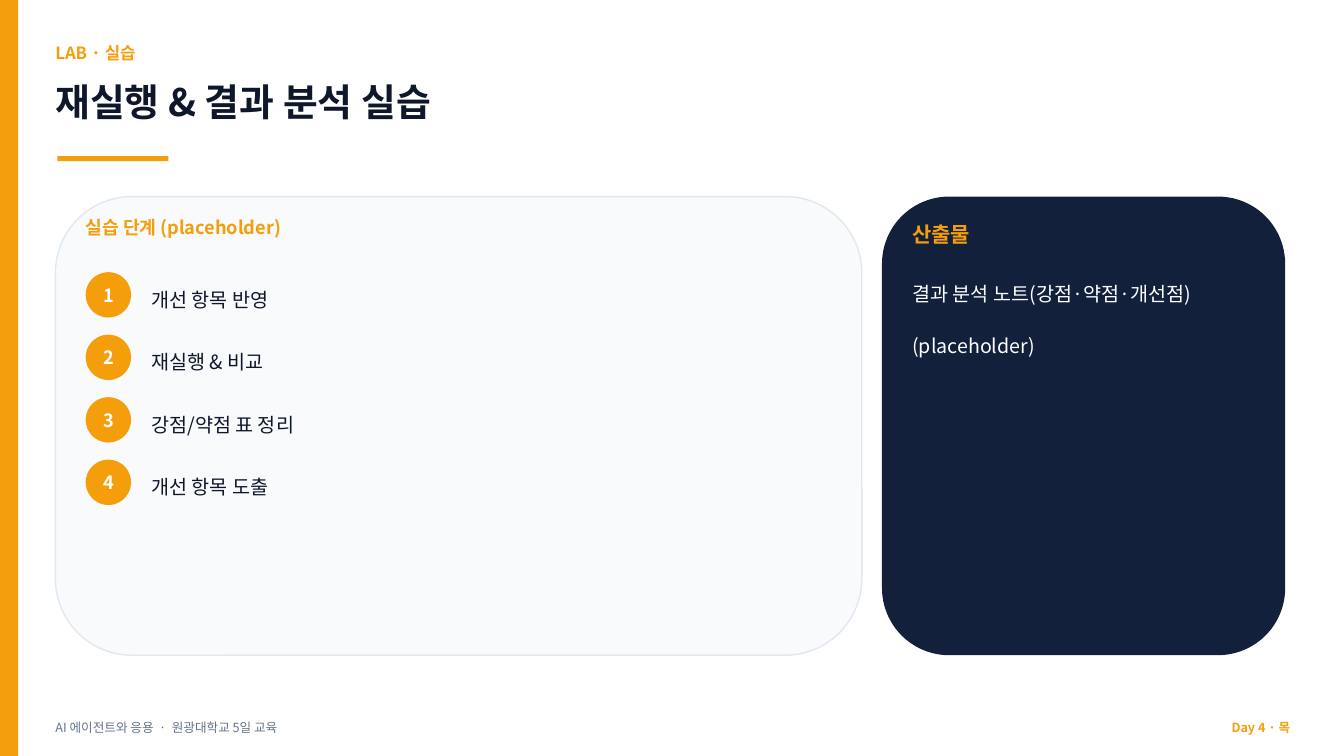
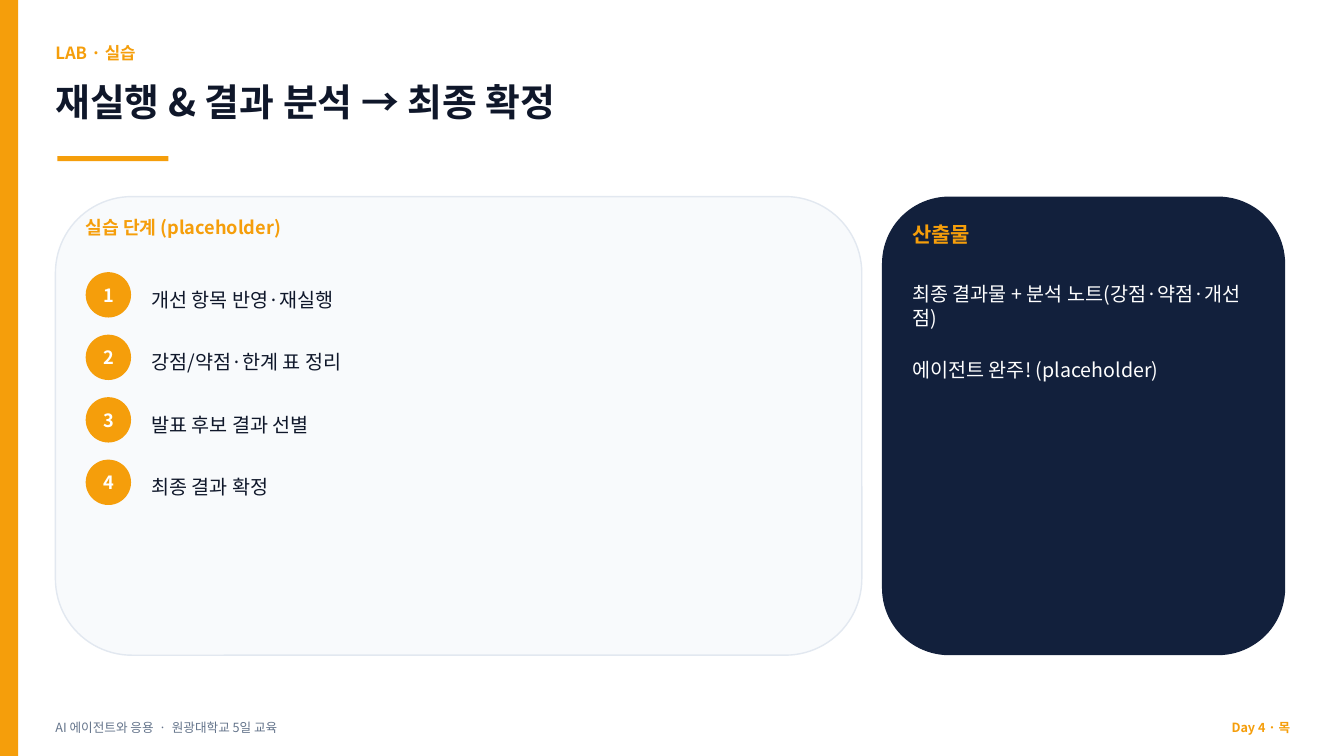
Before and after one commit to jyshin-22/wku-ai-agent-program, a slide deck: slide 21 of slides/day4.pptx. Drawn at 1344x756 pixels with LibreOffice and Linux fonts; fonts in the diff are those of the drawing. Boxes give left, top, right and bottom in pixels: in the first picture for what was removed or moved away, otherwise in the second. Text is boxed around its words. In the diff, an @@ line names an element or a change of style, - is before the commit and + after.

```diff
--- a/slides/day4.pptx
+++ b/slides/day4.pptx
@@ text at (55, 84, 556, 120): text changed @@
-재실행 & 결과 분석 실습
+재실행 & 결과 분석 → 최종 확정
@@ text at (151, 290, 333, 309): text changed @@
-개선 항목 반영
+개선 항목 반영·재실행
@@ text at (912, 284, 1240, 382): text changed @@
-결과 분석 노트(강점·약점·개선점)
-(placeholder)
+최종 결과물 + 분석 노트(강점·약점·개선점)
+에이전트 완주! (placeholder)
@@ text at (151, 352, 341, 373): text changed @@
-재실행 & 비교
+강점/약점·한계 표 정리
@@ text at (151, 415, 309, 434): text changed @@
-강점/약점 표 정리
+발표 후보 결과 선별
@@ text at (151, 477, 268, 496): text changed @@
-개선 항목 도출
+최종 결과 확정
```
Also in this commit, not shown: 7 other slides changed, 12 other files.
